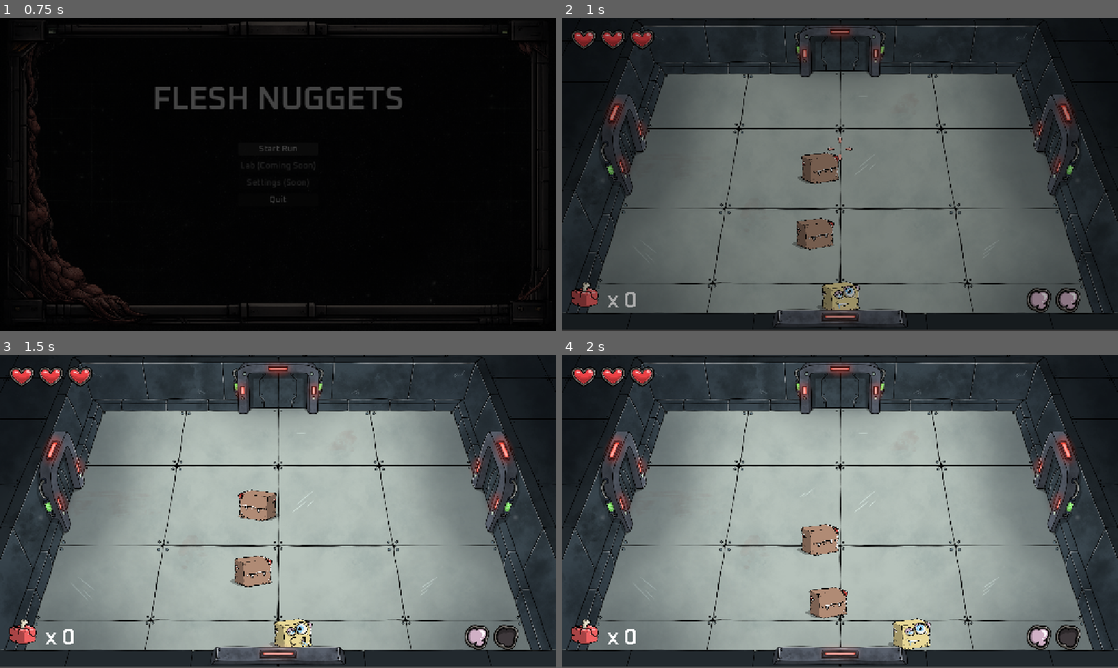
Above: before the commit, frames 1-4 (two rows, left to right).
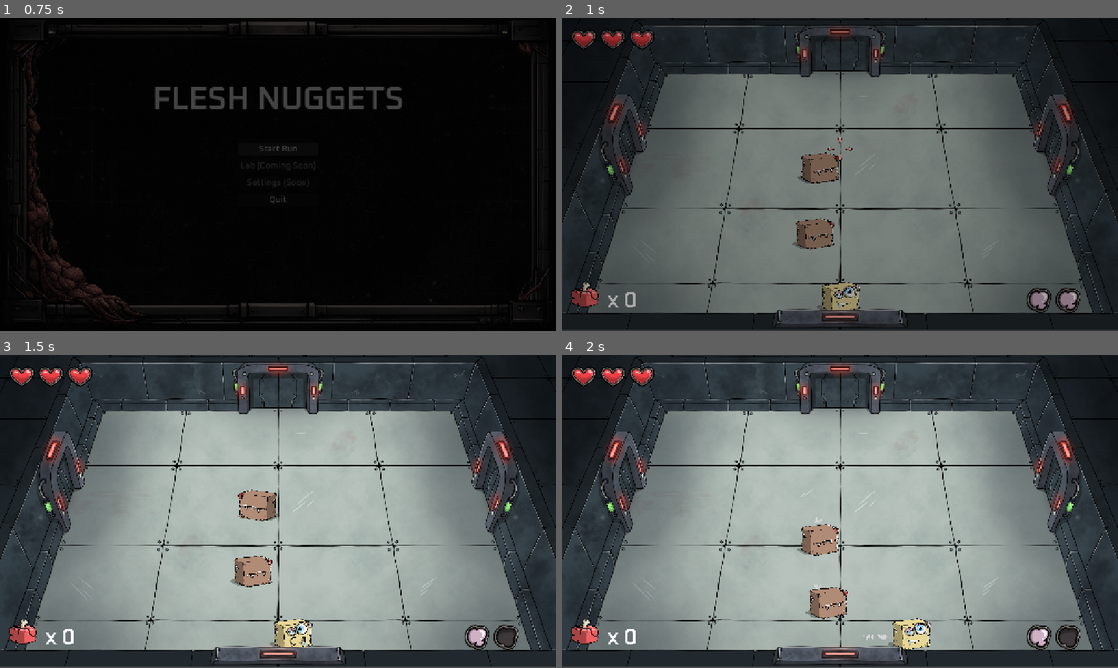
Above: after the commit, the same moments.

Repository: MrMocket/flesh-nuggets
Game: Godot game, scene res://scenes/ui/MainMenu.tscn
The game is run twice, just before and just after one commit, with the same random seed, the same clock (stepped at 60 frames per second) and the same inputs.
Inputs (mouse positions are in pixels of both pictures, inside the frame that each line leads up to):
- Up to frame 1 (0.75 s): click "Start Run" at 0.5 s
- Up to frame 2 (1 s): no input
- Up to frame 3 (1.5 s): tap Enter (ui_accept) at 1.25 s; move the mouse to (400, 495) at 1.27 s; hold D (move_right) from 1.28 s (still down); tap Down (aim_down) at 1.35 s
- Up to frame 4 (2 s): keep holding D (move_right); tap Enter (ui_accept) at 1.52 s

Frame 1 is identical in both runs. In frame 2, 0.2% of the frame differs, in the area x 42-54%, y 42-94%; in frame 3, 0.1%; in frame 4, 0.2%.

Commit message:
game update
movement smoke when walk and bug fixes

Diff:
--- a/game/flesh-nugget-game/scripts/enemies/EnemyBasicMelee.gd
+++ b/game/flesh-nugget-game/scripts/enemies/EnemyBasicMelee.gd
@@ -28,6 +28,18 @@
 @export var max_speed := 175.0
 @export var acceleration := 1100.0
 @export var friction := 900.0
+
+# Subtle squash while idle/moving
+@export var squash_pulse_hz := 1.6
+@export var idle_squash_amount := 0.020
+@export var move_squash_amount := 0.010
+@export var squash_move_smoothing := 8.0
+
+# Enemy walk puffs
+@export var enable_walk_puffs := true
+@export var walk_puff_color := Color(0.92, 0.92, 0.92, 0.92)
+@export var walk_puff_step_interval := 0.17
+@export var walk_puff_speed_threshold := 40.0
 
 @export var close_bump_range := 55.0
 @export var orbit_strength := 0.75
@@ -135,6 +147,7 @@
 
 @onready var health := $Health as HealthComponent
 @onready var damage_hitbox: Area2D = $DamageHitbox
+@onready var visual: Node2D = $Visual
 @onready var anim: AnimatedSprite2D = $Visual/AnimatedSprite2D
 @onready var shadow: Sprite2D = $Shadow
 
@@ -144,6 +157,10 @@
 var state: State = State.ACQUIRE
 var state_timer := 0.0
 var _current_anim := ""
+var _squash_time := 0.0
+var _move_blend := 0.0
+var _visual_base_scale := Vector2.ONE
+var _walk_step_timer := 0.0
 
 
 func _ready() -> void:
@@ -168,21 +185,26 @@
 	lunge_cd = randf_range(0.0, lunge_cooldown * 0.75)
 	evade_cd = randf_range(0.0, evade_cooldown * 0.75)
 	lunge_retry_timer = randf_range(0.0, 0.25)
+	_visual_base_scale = visual.scale
 
 	state = State.ACQUIRE
 	_play_anim("idle")
 
 
 func _physics_process(delta: float) -> void:
+	_squash_time += delta
+
 	if wake_timer > 0.0:
 		wake_timer -= delta
 		velocity = velocity.move_toward(Vector2.ZERO, friction * delta)
 		move_and_slide()
+		_update_movement_fx(delta)
 		return
 
 	if player == null:
 		player = get_tree().get_first_node_in_group("player") as Node2D
 		if player == null:
+			_update_movement_fx(delta)
 			return
 
 	# cooldown timers
@@ -207,6 +229,7 @@
 	# pre-aggro behaviour
 	if not aggroed:
 		_process_roam(delta)
+		_update_movement_fx(delta)
 		return
 
 	# main state machine
@@ -221,6 +244,8 @@
 	# bump damage always, obey contact_interval
 	if player_hurtbox != null and hit_cd <= 0.0:
 		_apply_contact_hit(player_hurtbox)
+
+	_update_movement_fx(delta)
 
 
 # ----------------------------
@@ -613,3 +638,78 @@
 	_current_anim = anim_name
 	if anim.sprite_frames and anim.sprite_frames.has_animation(anim_name):
 		anim.play(anim_name)
+
+
+func _update_visual_squash(delta: float) -> void:
+	if visual == null:
+		return
+
+	var speed_ratio: float = clampf(velocity.length() / maxf(1.0, max_speed), 0.0, 1.0)
+	_move_blend = move_toward(_move_blend, speed_ratio, squash_move_smoothing * delta)
+
+	var pulse: float = sin(TAU * squash_pulse_hz * _squash_time)
+	var amount: float = lerpf(idle_squash_amount, move_squash_amount, _move_blend) * pulse
+	var sy: float = 1.0 - amount
+	var sx: float = 1.0 + (amount * 0.35)
+	visual.scale = Vector2(_visual_base_scale.x * sx, _visual_base_scale.y * sy)
+
+
+func _handle_walk_puffs(delta: float) -> void:
+	if not enable_walk_puffs:
+		return
+
+	if velocity.length() < walk_puff_speed_threshold:
+		_walk_step_timer = 0.0
+		return
+
+	if _walk_step_timer > 0.0:
+		_walk_step_timer -= delta
+		return
+
+	_spawn_walk_puff()
+	var speed_ratio: float = clampf(velocity.length() / maxf(1.0, max_speed), 0.0, 1.0)
+	_walk_step_timer = lerpf(walk_puff_step_interval * 1.2, walk_puff_step_interval * 0.7, speed_ratio)
+
+
+func _spawn_walk_puff() -> void:
+	var puff := GPUParticles2D.new()
+	puff.one_shot = true
+	puff.emitting = false
+	puff.amount = 14
+	puff.lifetime = 0.42
+	puff.explosiveness = 0.95
+	puff.preprocess = 0.0
+	puff.local_coords = false
+	puff.draw_order = GPUParticles2D.DRAW_ORDER_LIFETIME
+	puff.modulate = walk_puff_color
+	puff.global_position = global_position + Vector2(0.0, 10.0)
+
+	var mat := ParticleProcessMaterial.new()
+	mat.direction = Vector3(0.0, -0.2, 0.0)
+	mat.spread = 60.0
+	mat.initial_velocity_min = 20.0
+	mat.initial_velocity_max = 54.0
+	mat.gravity = Vector3(0.0, 40.0, 0.0)
+	mat.scale_min = 2.7
+	mat.scale_max = 4.3
+	mat.damping_min = 14.0
+	mat.damping_max = 22.0
+	mat.angular_velocity_min = -180.0
+	mat.angular_velocity_max = 180.0
+	mat.color = walk_puff_color
+	puff.process_material = mat
+
+	var parent := get_tree().current_scene
+	if parent == null:
+		parent = get_parent()
+	if parent == null:
+		return
+
+	parent.add_child(puff)
+	puff.emitting = true
+	get_tree().create_timer(0.70).timeout.connect(puff.queue_free)
+
+
+func _update_movement_fx(delta: float) -> void:
+	_update_visual_squash(delta)
+	_handle_walk_puffs(delta)
--- a/game/flesh-nugget-game/scripts/player/Player.gd
+++ b/game/flesh-nugget-game/scripts/player/Player.gd
@@ -39,6 +39,22 @@
 @export var reload_anim_delay := 0.10
 @export var crosshair_distance := 40.0
 @export var crosshair_fire_hold := 0.08
+
+# ----------------------------
+# Idle/Walk feel (no new art needed)
+# ----------------------------
+@export var move_blend_smoothing := 10.0
+@export var idle_pulse_hz := 1.7
+@export var idle_squash_amount := 0.025
+@export var move_squash_amount := 0.012
+
+# ----------------------------
+# Walk puff particles (procedural)
+# ----------------------------
+@export var enable_walk_puffs := true
+@export var walk_puff_color := Color(0.92, 0.92, 0.92, 0.96)
+@export var walk_puff_step_interval := 0.14
+@export var walk_puff_speed_threshold := 45.0
 
 var aim_dir := Vector2.RIGHT
 var facing_right := true
@@ -61,6 +77,10 @@
 var reload_anim_delay_timer := 0.0
 var reload_anim_speed_restore := 1.0
 var crosshair_fire_timer := 0.0
+var move_blend := 0.0
+var idle_pulse_time := 0.0
+var walk_step_timer := 0.0
+var visual_base_scale := Vector2.ONE
 
 # Nodes
 @onready var visual: Node2D = $Visual
@@ -104,6 +124,7 @@
 	health.died.connect(_on_died)
 
 	reload_anim_speed_restore = anim.speed_scale
+	visual_base_scale = visual.scale
 	play_anim("idle")
 	_set_crosshair_idle()
 
@@ -128,6 +149,8 @@
 	# ----------------------------
 	# Tick animation timers
 	# ----------------------------
+	idle_pulse_time += delta
+
 	if shoot_anim_timer > 0.0:
 		shoot_anim_timer = max(0.0, shoot_anim_timer - delta)
 
@@ -152,6 +175,12 @@
 		velocity = velocity.move_toward(Vector2.ZERO, friction * delta)
 
 	move_and_slide()
+
+	# Smoothly blend movement feel between idle and moving.
+	var speed_ratio: float = clampf(velocity.length() / maxf(1.0, max_speed), 0.0, 1.0)
+	move_blend = move_toward(move_blend, speed_ratio, move_blend_smoothing * delta)
+	_update_visual_squash()
+	_handle_walk_puffs(delta)
 
 	# ----------------------------
 	# 2) Aim input (arrow keys + mouse fallback)
@@ -251,7 +280,10 @@
 
 	# Default: idle
 	_set_anim_speed_default()
-	play_anim("idle")
+	if move_blend > 0.08 and anim != null and anim.sprite_frames != null and anim.sprite_frames.has_animation("walk"):
+		play_anim("walk")
+	else:
+		play_anim("idle")
 
 
 func update_facing(dir: Vector2) -> void:
@@ -387,6 +419,73 @@
 	anim.speed_scale = reload_anim_speed_restore
 
 
+func _update_visual_squash() -> void:
+	if visual == null:
+		return
+
+	var pulse: float = sin(TAU * idle_pulse_hz * idle_pulse_time)
+	var amount: float = lerpf(idle_squash_amount, move_squash_amount, move_blend) * pulse
+	var sy: float = 1.0 - amount
+	var sx: float = 1.0 + (amount * 0.35)
+	visual.scale = Vector2(visual_base_scale.x * sx, visual_base_scale.y * sy)
+
+
+func _handle_walk_puffs(delta: float) -> void:
+	if not enable_walk_puffs:
+		return
+
+	if velocity.length() < walk_puff_speed_threshold:
+		walk_step_timer = 0.0
+		return
+
+	if walk_step_timer > 0.0:
+		walk_step_timer -= delta
+		return
+
+	_spawn_walk_puff()
+	var speed_ratio: float = clampf(velocity.length() / maxf(1.0, max_speed), 0.0, 1.0)
+	walk_step_timer = lerpf(walk_puff_step_interval * 1.2, walk_puff_step_interval * 0.7, speed_ratio)
+
+
+func _spawn_walk_puff() -> void:
+	var puff := GPUParticles2D.new()
+	puff.one_shot = true
+	puff.emitting = false
+	puff.amount = 16
+	puff.lifetime = 0.40
+	puff.explosiveness = 0.95
+	puff.preprocess = 0.0
+	puff.local_coords = false
+	puff.draw_order = GPUParticles2D.DRAW_ORDER_LIFETIME
+	puff.modulate = walk_puff_color
+	puff.global_position = global_position + Vector2(0.0, 10.0)
+
+	var mat := ParticleProcessMaterial.new()
+	mat.direction = Vector3(0.0, -0.2, 0.0)
+	mat.spread = 60.0
+	mat.initial_velocity_min = 22.0
+	mat.initial_velocity_max = 58.0
+	mat.gravity = Vector3(0.0, 40.0, 0.0)
+	mat.scale_min = 2.8
+	mat.scale_max = 4.4
+	mat.damping_min = 14.0
+	mat.damping_max = 22.0
+	mat.angular_velocity_min = -180.0
+	mat.angular_velocity_max = 180.0
+	mat.color = walk_puff_color
+	puff.process_material = mat
+
+	var parent := get_tree().current_scene
+	if parent == null:
+		parent = get_parent()
+	if parent == null:
+		return
+
+	parent.add_child(puff)
+	puff.emitting = true
+	get_tree().create_timer(0.65).timeout.connect(puff.queue_free)
+
+
 func _update_crosshair_transform() -> void:
 	if crosshair == null:
 		return
--- a/game/flesh-nugget-game/scripts/ui/DeathScreen.gd
+++ b/game/flesh-nugget-game/scripts/ui/DeathScreen.gd
@@ -6,6 +6,8 @@
 @onready var menu_btn: Button = %MenuButton
 
 func _ready() -> void:
+	Input.set_mouse_mode(Input.MOUSE_MODE_VISIBLE)
+
 	var flesh := RunState.flesh_collected
 	var rooms := RunState.room_index
 	stats_label.text = "Flesh Collected: %d\nRooms Cleared: %d" % [flesh, rooms]
